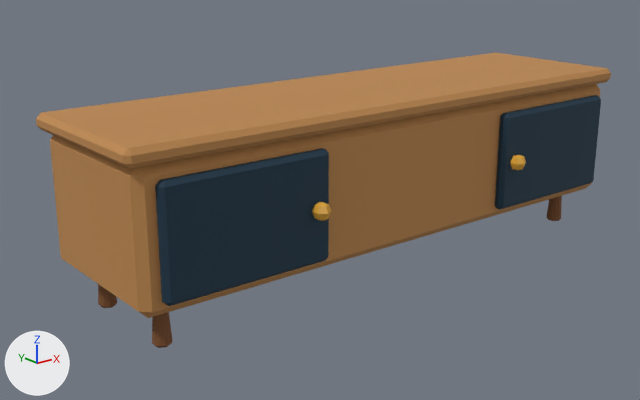
The glTF model Models/home_themes/tv_console.glb as it was, and as the next commit left it.
Both versions are drawn from a 50 mm camera at (-1.482, -1.685, 0.861) aimed at (-0.113, 0.027, 0.176). The axes (+X, +Y, +Z) are drawn at lower left. The lights are the same throughout. The first picture is the older version. Where no turn or scale is listed for an object, it has been applied to the vertices. Vertices at exactly the same position are counted once.

Objects in the first picture: 'part_door_l', 'part_door_r', 'tv_console'.
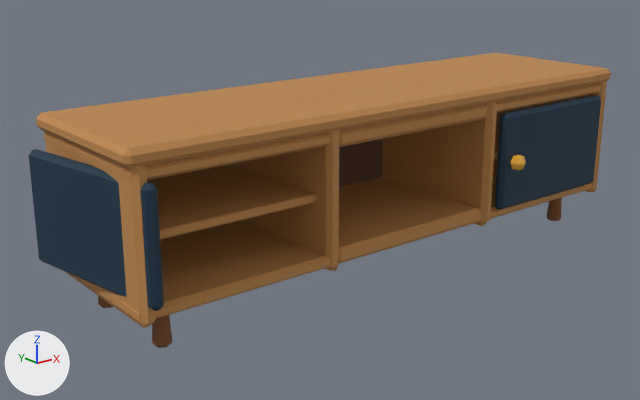
Where the newer file only moved an object's origin or applied its transform, the numbers keep the older frame.

Diff of the bpy script that builds the scene:
```diff
--- a/Models/home_themes/tv_console.glb.py
+++ b/Models/home_themes/tv_console.glb.py
@@ me_tv_console @@
 # used by ob_tv_console; location = (0.0, 0.0, 0.0)
-me_tv_console.from_pydata(...)  # 224 vertices, 416 faces; spans x -0.77..0.77, y -0.22..0.22, z 0.0..0.46
+me_tv_console.from_pydata(...)  # 480 vertices, 880 faces; spans x -0.77..0.77, y -0.22..0.22, z 0.0..0.46
+# me_tv_console part 1: the loose piece of 24 vertices spanning x -0.77..0.77, y -0.22..0.22, z 0.42..0.46 is copied, and the copy is scaled about its middle by (0.325, 0.974, 0.78), then moved by (-0.5, 0.0, -0.03); it spans x -0.76..-0.24, y -0.21..0.21, z 0.39..0.42
+# me_tv_console part 2: the loose piece of 24 vertices spanning x -0.25..0.25, y -0.16..0.2, z 0.24..0.26 is scaled about its middle by (0.879, 1, 0.977), then moved by (-0.5, -0.01, 0.01)
+# me_tv_console part 3: the loose piece of 24 vertices spanning x -0.77..0.77, y -0.22..0.22, z 0.42..0.46 is copied, and the copy is scaled about its middle by (0.325, 0.974, 0.78), then moved by (0.5, 0.0, -0.32); it spans x 0.24..0.76, y -0.21..0.21, z 0.1..0.13
+# me_tv_console part 4: the loose piece of 24 vertices spanning x -0.77..0.77, y -0.22..0.22, z 0.42..0.46 is copied, and the copy is scaled about its middle by (0.325, 0.974, 0.78), then moved by (0.5, 0.0, -0.03); it spans x 0.24..0.76, y -0.21..0.21, z 0.39..0.42
+# me_tv_console part 5: the loose piece of 24 vertices spanning x -0.25..0.25, y -0.16..0.2, z 0.24..0.26 is copied, and the copy is scaled about its middle by (0.879, 1, 0.977), then moved by (0.5, -0.01, 0.01); it spans x 0.28..0.72, y -0.17..0.19, z 0.25..0.27
+# me_tv_console part 6: the loose piece of 24 vertices spanning x -0.77..0.77, y -0.22..0.22, z 0.42..0.46 is copied, and the copy is scaled about its middle by (0.319, 0.959, 1.06), then moved by (0.0, 0.0, -0.32); it spans x -0.25..0.25, y -0.21..0.21, z 0.1..0.14
+# me_tv_console part 7: the loose piece of 24 vertices spanning x -0.77..0.77, y -0.22..0.22, z 0.42..0.46 is copied, and the copy is scaled about its middle by (0.319, 0.959, 1.06), then moved by (0.0, 0.0, -0.04); it spans x -0.25..0.25, y -0.21..0.21, z 0.38..0.42
+# me_tv_console part 8: a new loose piece of 24 vertices spanning x -0.76..-0.72, y -0.22..0.22, z 0.09..0.43, in mat_tint_finish__wood
+# me_tv_console part 9: a new loose piece of 24 vertices spanning x -0.28..-0.24, y -0.22..0.22, z 0.09..0.43, in mat_tint_finish__wood
+# me_tv_console part 10: a new loose piece of 24 vertices spanning x 0.72..0.76, y -0.22..0.22, z 0.09..0.43, in mat_tint_finish__wood
+# me_tv_console part 11: a new loose piece of 24 vertices spanning x 0.24..0.28, y -0.22..0.22, z 0.09..0.43, in mat_tint_finish__wood
+# me_tv_console part 12: 12 vertices moved from x -0.75..-0.73, y -0.21..0.21, z 0.1..0.42 to x -0.76..-0.74, y -0.21..0.21, z 0.1..0.13; 18 vertices removed from x -0.25..0.75, y -0.21..0.21, z 0.1..0.42; 18 vertices added at x -0.26..0.25, y -0.21..0.21, z 0.1..0.38
+# other edits to the shape of me_tv_console do not show in these pictures
 me_tv_console.materials.append(mat_wood_dark)
@@ me_tv_console_door_l @@
 # used by ob_part_door_l; location = (-0.71, -0.235, 0.13)
-me_tv_console_door_l.from_pydata(...)  # 44 vertices, 80 faces; spans x 0.0..0.42, y -0.037..0.03, z 0.0..0.26
+me_tv_console_door_l.from_pydata(...)  # 44 vertices, 80 faces; spans x -0.101..-0.002, y -0.003..0.412, z 0.0..0.26
+# me_tv_console_door_l part 13: the whole mesh is turned 100 degrees about the z axis through the mesh origin
 me_tv_console_door_l.materials.append(mat_tint_doors__navy)
```

What differs and where, as boxes (x1, y1, x2, y2) in the pictures (640 x 400 px; the box of a moved part takes in the faces that stretch with it):
'part_door_l', moved, turned: before (155, 148, 332, 306); after (29, 149, 164, 311)
part 1 of me_tv_console, added (brown): after (44, 133, 331, 180)
part 2 of me_tv_console, moved or reshaped (not visible before): after (147, 164, 316, 240)
part 3 of me_tv_console, added: after (480, 159, 592, 220)
part 4 of me_tv_console, added (brown): after (486, 84, 601, 113)
part 5 of me_tv_console, added (mostly hidden): after (494, 115, 500, 160)
part 6 of me_tv_console, added (brown): after (338, 177, 481, 264)
part 7 of me_tv_console, added (brown): after (339, 104, 487, 147)
part 8 of me_tv_console, added (brown): after (44, 131, 155, 329)
part 9 of me_tv_console, added (brown): after (233, 130, 339, 271)
part 10 of me_tv_console, added: after (497, 81, 607, 193)
part 11 of me_tv_console, added (brown): after (381, 102, 497, 226)
part 12 of me_tv_console, moved or reshaped: before (50, 84, 600, 318); after (78, 139, 383, 321)
